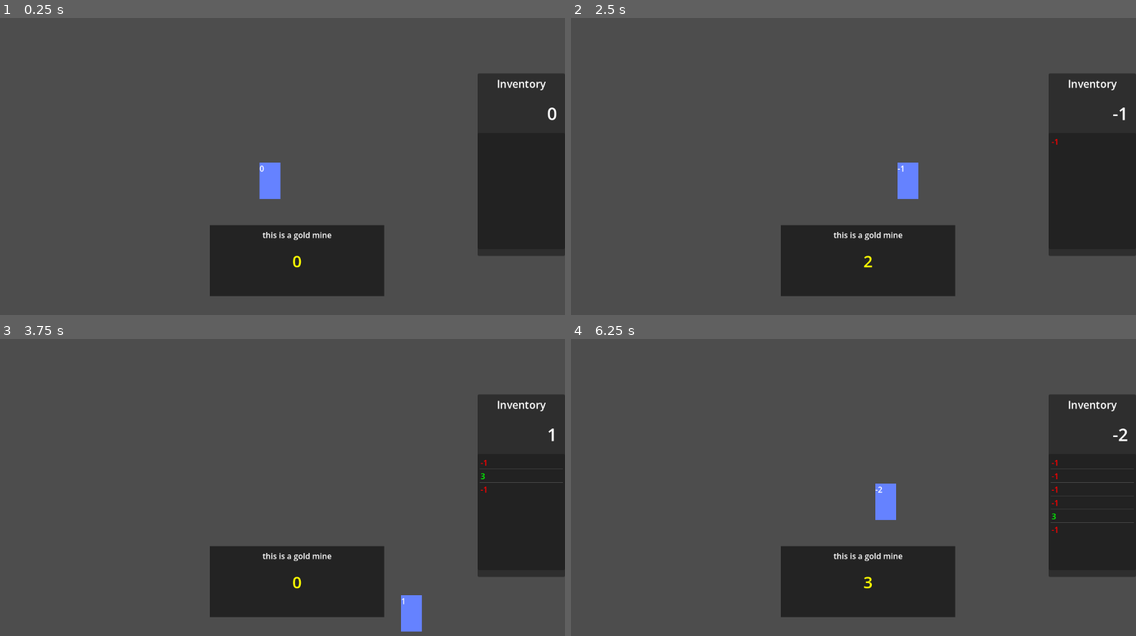
Above: before the commit, frames 1-4 (two rows, left to right).
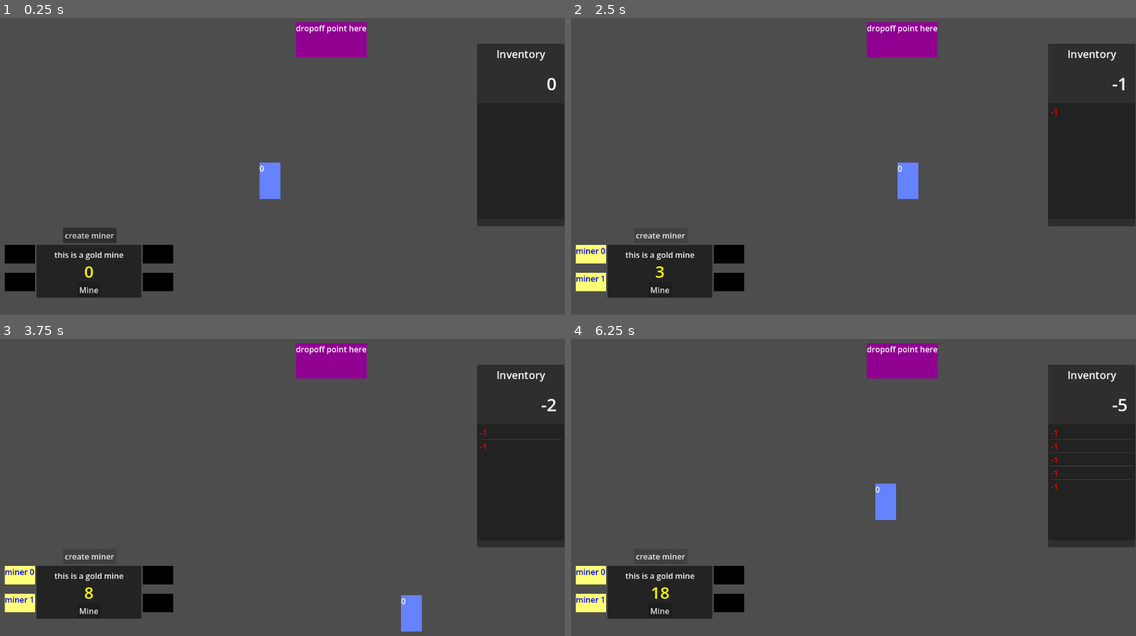
Above: after the commit, the same moments.

Repository: matrndev/gold-game
Game: Godot game, scene res://scenes/game.tscn
The game is run twice, just before and just after one commit, with the same random seed, the same clock (stepped at 60 frames per second) and the same inputs.
Inputs (mouse positions are in pixels of both pictures, inside the frame that each line leads up to):
- Up to frame 1 (0.25 s): no input
- Up to frame 2 (2.5 s): click (661, 291) at 0.5 s, where only the run after the commit has a clickable "Mine"; click (661, 234) at 1.25 s, where only the run after the commit has a clickable "create miner"; tap Enter at 2 s; hold D (move_right) from 2.03 s (still down)
- Up to frame 3 (3.75 s): release D (move_right) at 2.78 s; hold S (move_down) 2.78-3.53 s; hold D (move_right) from 3.53 s (still down)
- Up to frame 4 (6.25 s): release D (move_right) at 4.28 s; hold W (move_up) 4.28-5.03 s; hold A (move_left) from 5.03 s (still down)

The runs differ from the first frame. In frame 1, 17% of the frame differs, in the area x 0-100%, y 1-95%; in frame 2, 17%; in frame 3, 17%; in frame 4, 17%.

Commit message:
add gold dropoff point, add autominers + minor tweaks

Diff:
--- a/project.godot
+++ b/project.godot
@@ -14,6 +14,10 @@
 run/main_scene="uid://qlsjm4h0yu0t"
 config/features=PackedStringArray("4.6", "GL Compatibility")
 config/icon="res://icon.svg"
+
+[autoload]
+
+StoredStats="*uid://dx5ftehpti7vu"
 
 [editor_plugins]
 
--- /dev/null
+++ b/scenes/dropoff_point.tscn
@@ -0,0 +1,25 @@
+[gd_scene format=3 uid="uid://ckkqtsg0sdhi0"]
+
+[ext_resource type="Script" uid="uid://bjep8ynyob7l4" path="res://scripts/dropoff_point.gd" id="1_vvmqf"]
+
+[sub_resource type="RectangleShape2D" id="RectangleShape2D_xep4y"]
+size = Vector2(143, 71)
+
+[node name="DropoffPoint" type="Area2D" unique_id=1478688328]
+script = ExtResource("1_vvmqf")
+
+[node name="ColorRect" type="ColorRect" parent="." unique_id=1356067407]
+offset_right = 143.0
+offset_bottom = 71.0
+color = Color(0.5656475, 0.00023988367, 0.5682774, 1)
+
+[node name="CollisionShape2D" type="CollisionShape2D" parent="." unique_id=1980319950]
+position = Vector2(71.5, 35.5)
+shape = SubResource("RectangleShape2D_xep4y")
+
+[node name="Label" type="Label" parent="." unique_id=662183535]
+offset_right = 40.0
+offset_bottom = 23.0
+text = "dropoff point here"
+
+[connection signal="body_entered" from="." to="." method="_on_body_entered"]
--- a/scenes/game.tscn
+++ b/scenes/game.tscn
@@ -3,6 +3,7 @@
 [ext_resource type="PackedScene" uid="uid://du52856eooxbp" path="res://scenes/player.tscn" id="1_uwrxv"]
 [ext_resource type="PackedScene" uid="uid://duojdxe4j7fmc" path="res://scenes/gold_mine.tscn" id="2_yqjtg"]
 [ext_resource type="PackedScene" uid="uid://sr378dbrgvib" path="res://scenes/stats_display.tscn" id="3_lnu2h"]
+[ext_resource type="PackedScene" uid="uid://ckkqtsg0sdhi0" path="res://scenes/dropoff_point.tscn" id="4_lbhrr"]
 
 [sub_resource type="WorldBoundaryShape2D" id="WorldBoundaryShape2D_uwrxv"]
 
@@ -35,18 +36,22 @@
 shape = SubResource("WorldBoundaryShape2D_uwrxv")
 
 [node name="GoldMine" parent="." unique_id=42676644 instance=ExtResource("2_yqjtg")]
-position = Vector2(437, 451)
+position = Vector2(88, 491)
+gold_generation_interval = 3.0
 
 [node name="StatsDisplay" parent="." unique_id=1796219019 instance=ExtResource("3_lnu2h")]
 anchors_preset = 0
 anchor_right = 0.0
 anchor_bottom = 0.0
-offset_left = 976.0
-offset_top = 145.0
-offset_right = 976.0
-offset_bottom = 145.0
+offset_left = 975.0
+offset_top = 85.0
+offset_right = 975.0
+offset_bottom = 85.0
 grow_horizontal = 1
 grow_vertical = 1
 
 [node name="Camera2D" type="Camera2D" parent="." unique_id=122304437]
 anchor_mode = 0
+
+[node name="DropoffPoint" parent="." unique_id=1478688328 instance=ExtResource("4_lbhrr")]
+position = Vector2(610, 42)
--- a/scenes/gold_mine.tscn
+++ b/scenes/gold_mine.tscn
@@ -3,14 +3,14 @@
 [ext_resource type="Script" uid="uid://6s46f6x0j666" path="res://scripts/gold_mine.gd" id="1_onqde"]
 
 [sub_resource type="RectangleShape2D" id="RectangleShape2D_dxdec"]
-size = Vector2(351, 143)
+size = Vector2(211, 106)
 
 [node name="GoldMine" type="Area2D" unique_id=42676644]
 script = ExtResource("1_onqde")
 
 [node name="ColorRect" type="ColorRect" parent="." unique_id=1812988685]
-offset_right = 351.0
-offset_bottom = 143.0
+offset_right = 211.0
+offset_bottom = 106.0
 color = Color(0.13682577, 0.13682574, 0.13682571, 1)
 
 [node name="Label" type="Label" parent="ColorRect" unique_id=1340242059]
@@ -42,13 +42,70 @@
 theme_override_font_sizes/font_size = 33
 text = "0"
 
+[node name="MineButton" type="Button" parent="ColorRect" unique_id=250490989]
+layout_mode = 1
+anchors_preset = 7
+anchor_left = 0.5
+anchor_top = 1.0
+anchor_right = 0.5
+anchor_bottom = 1.0
+offset_left = -23.5
+offset_top = -31.0
+offset_right = 23.5
+grow_horizontal = 2
+grow_vertical = 0
+text = "Mine"
+
 [node name="CollisionShape2D" type="CollisionShape2D" parent="." unique_id=1424427795]
-position = Vector2(175.5, 71.5)
+position = Vector2(105.5, 53)
 shape = SubResource("RectangleShape2D_dxdec")
+
+[node name="ButtonDebounceTimer" type="Timer" parent="." unique_id=916584692]
+one_shot = true
 
 [node name="GoldGeneratorTimer" type="Timer" parent="." unique_id=1579730510]
 autostart = true
 
+[node name="MinerPlaceholder0" type="Node2D" parent="." unique_id=1382922412 groups=["miner_placeholders"]]
+position = Vector2(-64, 0)
+
+[node name="ColorRect" type="ColorRect" parent="MinerPlaceholder0" unique_id=755481325]
+offset_right = 61.0
+offset_bottom = 37.0
+color = Color(0, 0, 0, 1)
+
+[node name="MinerPlaceholder1" type="Node2D" parent="." unique_id=640568936 groups=["miner_placeholders"]]
+position = Vector2(-64, 56)
+
+[node name="ColorRect" type="ColorRect" parent="MinerPlaceholder1" unique_id=548657227]
+offset_right = 61.0
+offset_bottom = 37.0
+color = Color(0, 0, 0, 1)
+
+[node name="MinerPlaceholder2" type="Node2D" parent="." unique_id=568884878 groups=["miner_placeholders"]]
+position = Vector2(214, 0)
+
+[node name="ColorRect" type="ColorRect" parent="MinerPlaceholder2" unique_id=818820403]
+offset_right = 61.0
+offset_bottom = 37.0
+color = Color(0, 0, 0, 1)
+
+[node name="MinerPlaceholder3" type="Node2D" parent="." unique_id=575515001 groups=["miner_placeholders"]]
+position = Vector2(214, 56)
+
+[node name="ColorRect" type="ColorRect" parent="MinerPlaceholder3" unique_id=217071263]
+offset_right = 61.0
+offset_bottom = 37.0
+color = Color(0, 0, 0, 1)
+
+[node name="AddMinerButton" type="Button" parent="." unique_id=1918122445]
+offset_left = 53.0
+offset_top = -35.0
+offset_right = 161.0
+offset_bottom = -4.0
+text = "create miner"
+
 [connection signal="body_entered" from="." to="." method="_on_body_entered"]
 [connection signal="body_exited" from="." to="." method="_on_body_exited"]
-[connection signal="timeout" from="GoldGeneratorTimer" to="." method="_on_gold_generator_timer_timeout"]
+[connection signal="pressed" from="ColorRect/MineButton" to="." method="_on_mine_button_pressed"]
+[connection signal="pressed" from="AddMinerButton" to="." method="_on_add_miner_button_pressed"]
--- /dev/null
+++ b/scenes/miner.tscn
@@ -0,0 +1,23 @@
+[gd_scene format=3 uid="uid://cxsas77blfytp"]
+
+[ext_resource type="Script" uid="uid://dfxvvs38a63tj" path="res://scripts/miner.gd" id="1_5x4dd"]
+
+[node name="Miner" type="Node2D" unique_id=1412825265]
+script = ExtResource("1_5x4dd")
+
+[node name="ColorRect" type="ColorRect" parent="." unique_id=1240134781]
+offset_right = 61.0
+offset_bottom = 37.0
+color = Color(1, 1, 0.46666667, 1)
+
+[node name="Label" type="Label" parent="." unique_id=554807834]
+offset_right = 40.0
+offset_bottom = 23.0
+theme_override_colors/font_color = Color(0, 0, 1, 1)
+text = "miner 0"
+
+[node name="MineTimer" type="Timer" parent="." unique_id=1734390862]
+wait_time = 0.5
+autostart = true
+
+[connection signal="timeout" from="MineTimer" to="." method="_on_mine_timer_timeout"]
--- /dev/null
+++ b/scripts/dropoff_point.gd
@@ -0,0 +1,10 @@
+extends Area2D
+
+
+
+func _on_body_entered(body: Node2D) -> void:
+	if body.name == "Player":
+		if body.current_gold > 0:
+			print("dropped ", body.current_gold)
+			StoredStats.stored_gold += body.current_gold
+			body.current_gold = 0
--- a/scripts/gold_mine.gd
+++ b/scripts/gold_mine.gd
@@ -1,15 +1,14 @@
 extends Area2D
+
+@export var gold_generation_interval: float = 1.0
 
 var current_gold: int
 
-# Called when the node enters the scene tree for the first time.
-func _ready() -> void:
-	pass # Replace with function body.
+var active_miners: Array[Node2D]
 
 
-# Called every frame. 'delta' is the elapsed time since the previous frame.
-func _process(delta: float) -> void:
-	pass
+func _ready() -> void:
+	$GoldGeneratorTimer.wait_time = gold_generation_interval
 
 
 func _on_body_entered(body: Node2D) -> void:
@@ -27,9 +26,44 @@
 	body.modulate = Color(1.0, 1.0, 1.0, 1.0)
 
 
-func _on_gold_generator_timer_timeout() -> void:
-	current_gold += 1
+func update_gold_meter() -> void:
+	$ColorRect/CurrentGoldLabel.text = str(current_gold)
+
+
+func _on_mine_button_pressed() -> void:
+	if $ButtonDebounceTimer.time_left > 0:
+		return
+	$ButtonDebounceTimer.start()
+	add_gold(1)
+
+
+func add_gold(gold_to_add: int = 1) -> void:
+	current_gold += gold_to_add
 	update_gold_meter()
 
-func update_gold_meter() -> void:
-	$ColorRect/CurrentGoldLabel.text = str(current_gold)
+
+func create_miner() -> bool:
+	var miner_scene = load("res://scenes/miner.tscn")
+	var miner: Node2D = miner_scene.instantiate()
+	var placeholder_count = get_tree().get_nodes_in_group("miner_placeholders").size()
+	var success: bool = false
+
+	for i in range(placeholder_count):
+		var placeholder = get_node("MinerPlaceholder" + str(i))
+
+		if placeholder.get_children().size() == 1: # add new miner into placeholder if it's unoccupied
+			miner.miner_id = i
+			miner.connect("mined", add_gold)
+			placeholder.add_child(miner)
+			active_miners.append(miner)
+			success = true
+			break
+
+	return success
+
+
+func _on_add_miner_button_pressed() -> void:
+	var miner_successfully_added: bool = create_miner()
+
+	if not miner_successfully_added:
+		$AddMinerButton.hide()
--- /dev/null
+++ b/scripts/miner.gd
@@ -0,0 +1,12 @@
+extends Node2D
+
+@export var miner_id: int = -1
+
+signal mined
+
+func _ready() -> void:
+	$Label.text = "miner " + str(miner_id)
+
+
+func _on_mine_timer_timeout() -> void:
+	mined.emit()
--- a/scripts/player.gd
+++ b/scripts/player.gd
@@ -16,6 +16,6 @@
 	move_and_slide()
 
 func _process(_delta: float) -> void:
-	$CurrentGoldLabel.text = str(current_gold)
+	$CurrentGoldLabel.text = str(StoredStats.stored_gold)
 	$"../StatsDisplay".current_gold = current_gold
 	$"../StatsDisplay".gold_transactions = gold_transactions
--- a/scripts/stats_display.gd
+++ b/scripts/stats_display.gd
@@ -12,7 +12,6 @@
 
 # Called every frame. 'delta' is the elapsed time since the previous frame.
 func _process(_delta: float) -> void:
-	print(current_gold)
 	$Panel/CurrentGoldLabel.text = str(current_gold)
 
 	$Panel/TransactionList.clear()
--- /dev/null
+++ b/scripts/stored_stats.gd
@@ -0,0 +1,7 @@
+extends Node
+
+var stored_gold: int
+
+# Called when the node enters the scene tree for the first time.
+func _ready() -> void:
+	pass # Replace with function body.
Not shown, added: scripts/dropoff_point.gd.uid
Not shown, added: scripts/miner.gd.uid
Not shown, added: scripts/stored_stats.gd.uid
